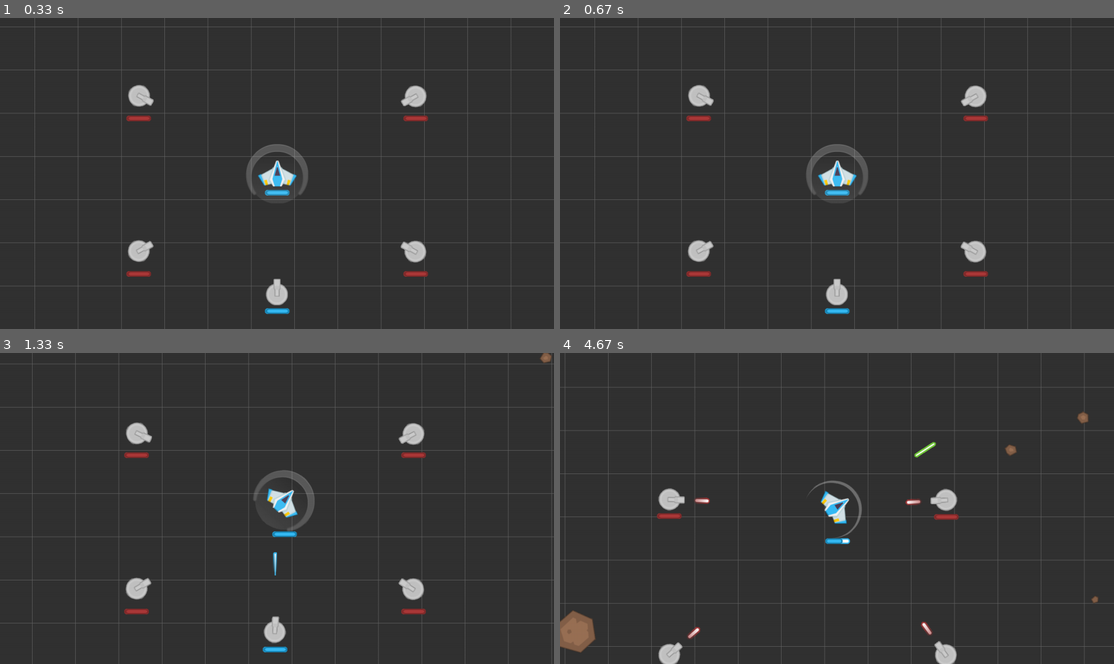
Above: before the commit, frames 1-4 (two rows, left to right).
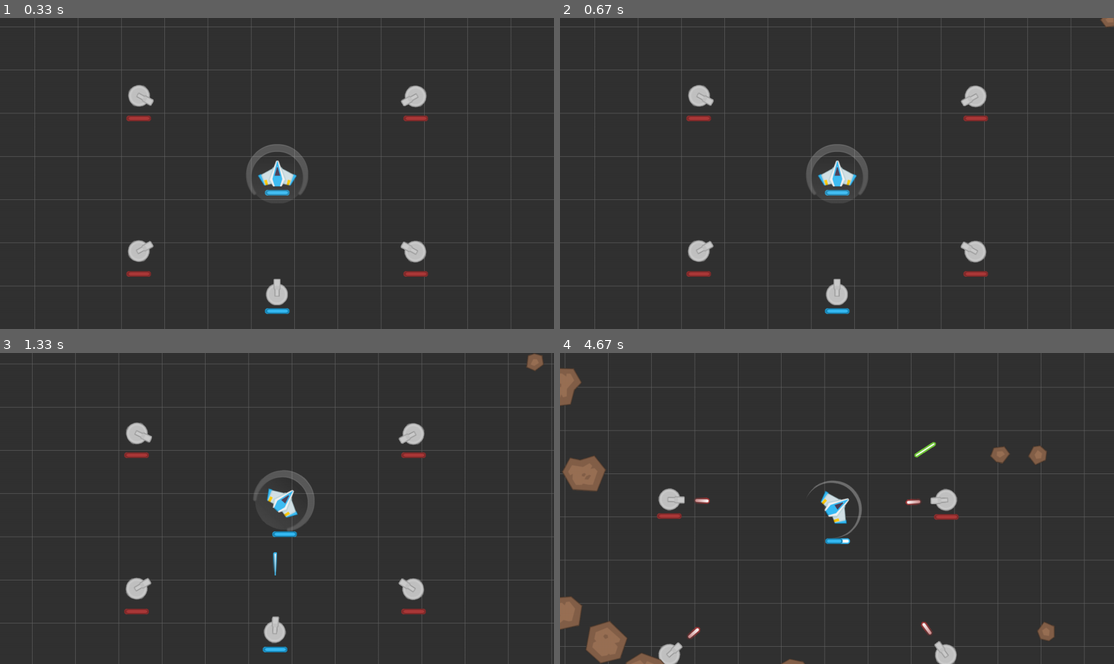
Above: after the commit, the same moments.

Repository: genericprogrammerdude/pygamengn
Game: pygame game, started from main.py
Same seed, same stepped clock (60 frames per second), same inputs: the game is played once before the commit and once after it.
Inputs:
- Up to frame 1 (0.33 s): no input
- Up to frame 2 (0.67 s): tap Space at 0.33 s
- Up to frame 3 (1.33 s): hold D 0.67-1.13 s; hold W from 1.17 s (still down)
- Up to frame 4 (4.67 s): release W at 1.47 s; hold D 1.5-1.97 s; hold A 2-2.53 s; hold S 2.57-2.87 s; hold A 2.9-3.3 s; tap Space at 2.97, 3.27, 3.4, 3.8, 4.1, 4.47 s; hold W 3.33-3.7 s; hold D 3.73-4.37 s; hold S from 4.4 s (still down)

Frame 1 is identical in both runs. In frame 2, less than 0.1% of the frame differs, in the area x 97-100%, y 0-3%; in frame 3, 0.2%; in frame 4, 3.1%, in the area x 0-98%, y 4-100%.

Commit message:
Made Asteroid inherit from GabeObject directly.

Diff:
--- a/Assets/inventory.json
+++ b/Assets/inventory.json
@@ -415,11 +415,9 @@
                 "kwargs": {
                     "asteroid_types": [
                         "AsteroidBig",
-                        "AsteroidMedium",
-                        "AsteroidSmall",
-                        "AsteroidTiny"
+                        "AsteroidMedium"
                     ],
-                    "spawn_freq": 2000,
+                    "spawn_freq": 1000,
                     "asset:render_group": "RenderGroup"
                 }
             }
--- a/asteroid.py
+++ b/asteroid.py
@@ -1,21 +1,22 @@
-import math
 import random
 
-import numpy
 import pygame
 
+from game_object import GameObject
 from game_object_factory import GameObjectBase
 from game_object_factory import GameObjectFactory
-from projectile import Projectile
 from render_group import RenderGroup
 from transform import Transform
 
 
 @GameObjectFactory.register("Asteroid")
-class Asteroid(Projectile):
+class Asteroid(GameObject):
 
     def __init__(self, images, damage, death_effect, mover, death_spawn):
-        super().__init__(random.choice(images), damage, death_effect, mover)
+        super().__init__(random.choice(images))
+        self.damage = damage
+        self.death_effect = death_effect
+        self.mover = mover
         self.spin_angle = random.randrange(0, 360)
         self.spin_delta_factor = random.choice([-1.0, 1.0])
         self.death_spawn = death_spawn
@@ -24,9 +25,12 @@
     def update(self, delta):
         spin_delta = (45.0 * delta) / 1000.0 * self.spin_delta_factor
         self.spin_angle = self.spin_angle + spin_delta
+        self.set_heading(self.spin_angle)
         self.pos = self.pos + self.mover.move(delta)
-        self.image = pygame.transform.rotozoom(self.image_original, self.spin_angle, self.scale)
-        self.mask = pygame.mask.from_surface(self.image, 16)
+        super().update(delta)
+#         self.pos = self.pos + self.mover.move(delta)
+#         self.image = pygame.transform.rotozoom(self.image_original, self.spin_angle, self.scale)
+#         self.mask = pygame.mask.from_surface(self.image, 16)
 
         # Translate
         self.rect = self.image.get_rect()
@@ -42,17 +46,26 @@
 
     def die(self):
         """Die. Plays an explosion if it was given an atlas for  the AnimatedTexture."""
-        if self.death_spawn and self.alive():
-            angle = -30.0
-            angle_inc = 60.0 / len(self.death_spawn)
-            for spawn_type in self.death_spawn:
-                spawn = GameObjectFactory.create(spawn_type)
-                spawn.set_pos(self.death_spawn_pos)
-                next_angle = angle + angle_inc
-                heading = random.uniform(angle, next_angle) % 360
-                angle = next_angle
-                direction = Transform.rotate(self.mover.direction, heading)
-                spawn.mover.set_direction(direction)
+        if self.alive():
+            if self.death_spawn:
+                angle = -30.0
+                angle_inc = 60.0 / len(self.death_spawn)
+                for spawn_type in self.death_spawn:
+                    spawn = GameObjectFactory.create(spawn_type)
+                    spawn.set_pos(self.death_spawn_pos)
+                    next_angle = angle + angle_inc
+                    heading = random.uniform(angle, next_angle) % 360
+                    angle = next_angle
+                    direction = Transform.rotate(self.mover.direction, heading)
+                    spawn.mover.set_direction(direction)
+
+            if self.death_effect:
+                effect = GameObjectFactory.create(self.death_effect)
+                group = self.groups()[0]
+                group.add(effect)
+                effect.set_pos(self.pos)
+                effect.play()
+
         super().die()
 
 
